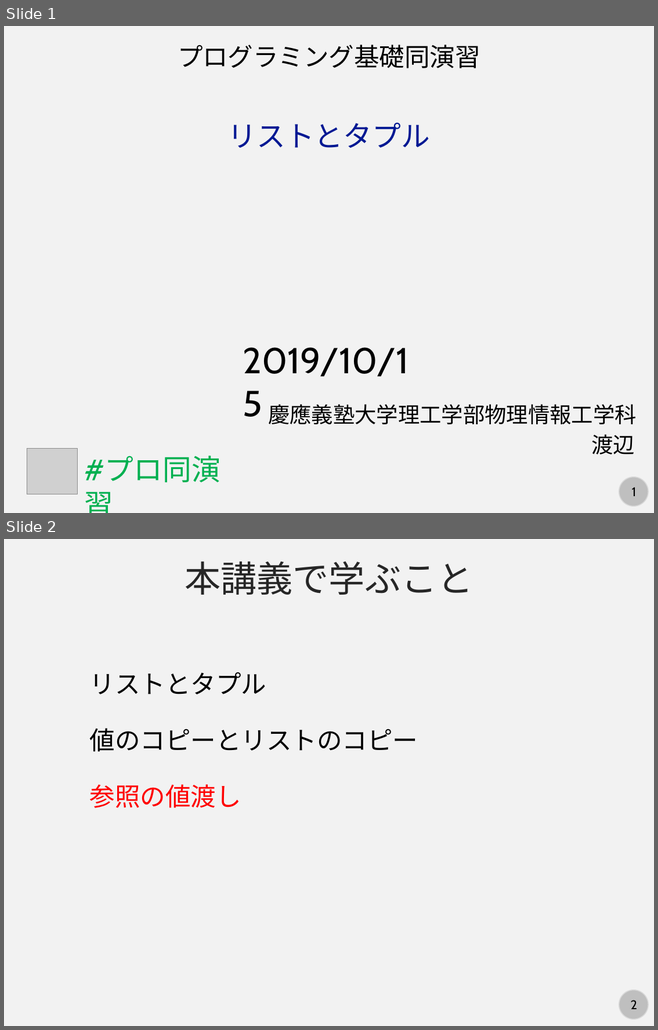
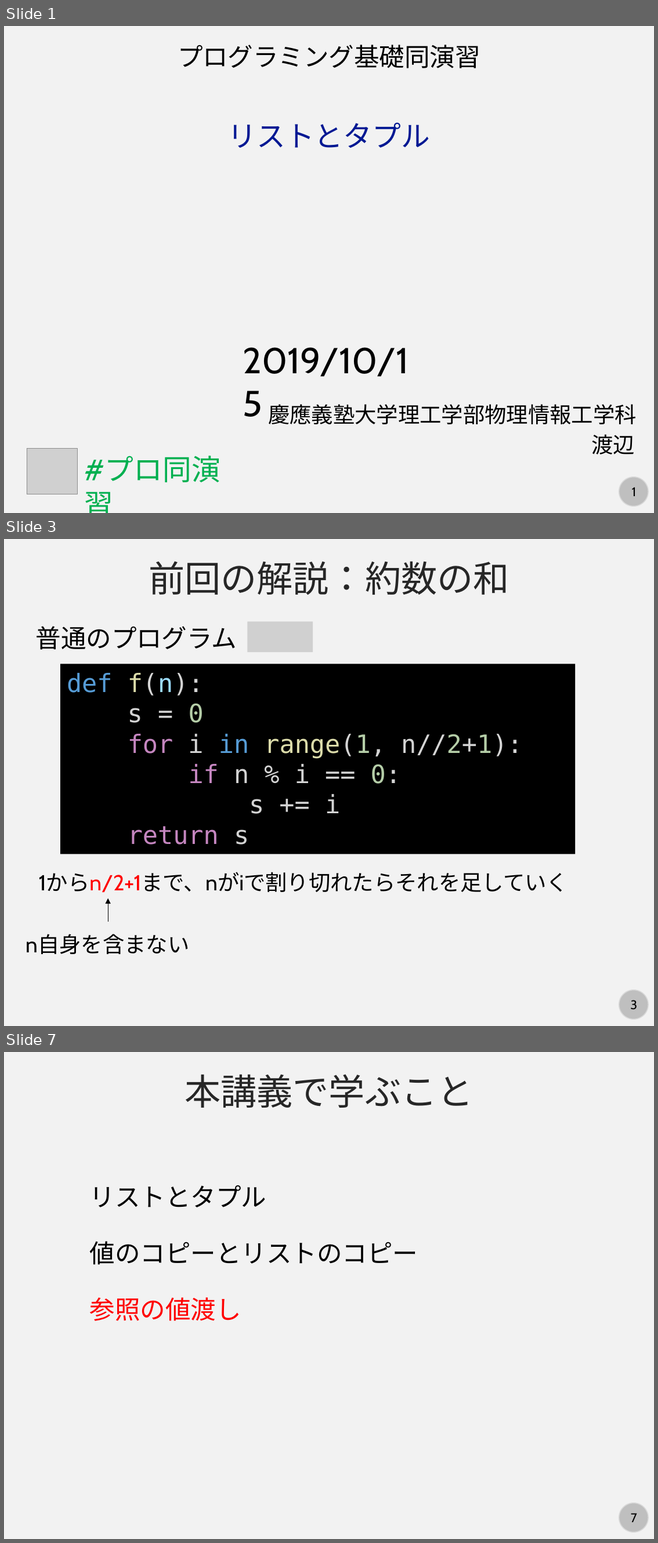
Before and after one commit to kaityo256/python_zero, a slide deck: list/fig/slide.pptx. Shown one above the other, each under a label of ours: slides 1 and 2 before the commit, slides 1, 3 and 7 after it; the slides between them are not shown. The pictures are 658x1030 and 658x1543 pixels, drawn with LibreOffice and Linux fonts; fonts in the diff are those of the drawing; grey boxes stand for pictures. Boxes give left, top, right and bottom in pixels: in the first picture for what was removed or moved away, otherwise in the second. Text is boxed around its words. In the diff, an @@ line names an element or a change of style, - is before the commit and + after.

```diff
--- a/list/fig/slide.pptx
+++ b/list/fig/slide.pptx
@@ slide 3 added at (x1=4, y1=539, x2=654, y2=1026), background #F2F2F2; not listed: 2 template elements that a slide beside it also shows @@
@@ text added at (x1=148, y1=561, x2=509, y2=595), 40 pt, text #262626 @@
+前回の解説：約数の和
@@ picture added at (x1=247, y1=621, x2=313, y2=652) @@
@@ text added at (x1=36, y1=626, x2=237, y2=650), 28 pt, text #000000 @@
+普通のプログラム
@@ rectangle added at (x1=60, y1=664, x2=575, y2=854), fill #000000, 28 pt, text #D4D4D4 @@
+def f(n):
+s = 0
+for i in range(1, n//2+1):
+if n % i == 0:
+s += i
+return s
@@ text added at (x1=39, y1=873, x2=568, y2=893), 24 pt, text #000000 @@
+1からn/2+1まで、nがiで割り切れたらそれを足していく
@@ arrow added from (108, 922) to (108, 898), #000000 0.5 pt @@
@@ text added at (x1=25, y1=935, x2=189, y2=954), 24 pt, text #000000 @@
+n自身を含まない
@@ what was slide 2 is now slide 7 @@
@@ page number at (x1=630, y1=1513, x2=637, y2=1522): text changed @@
-2
+7
```
Also in this commit, not shown: 6 slides changed, 7 other slides added.
